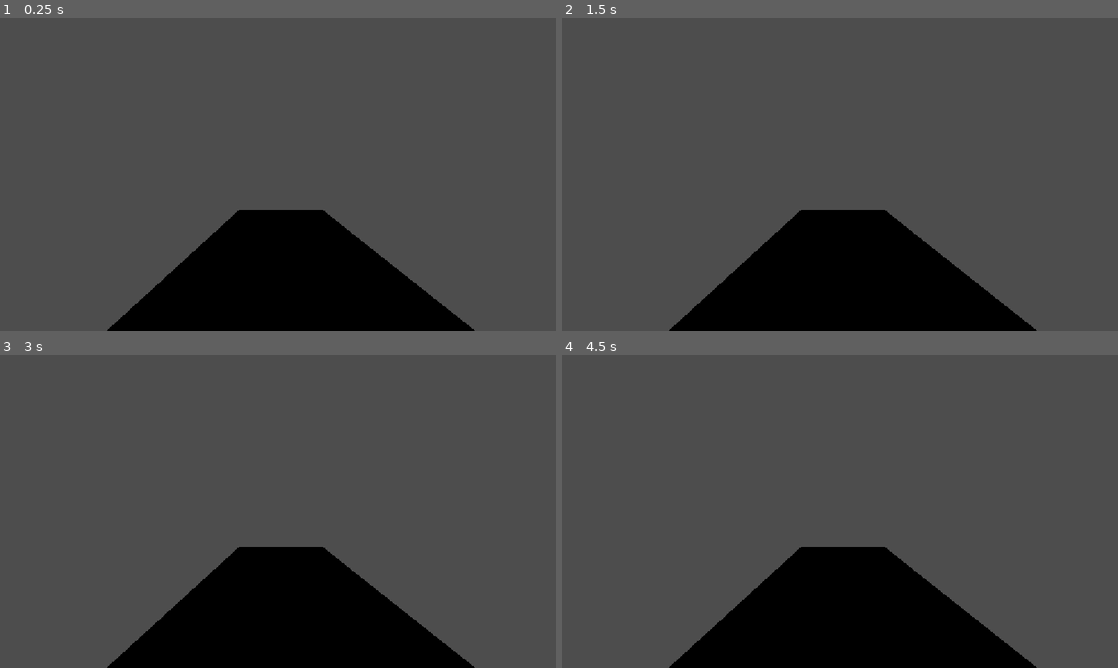
Above: before the commit, frames 1-4 (two rows, left to right).
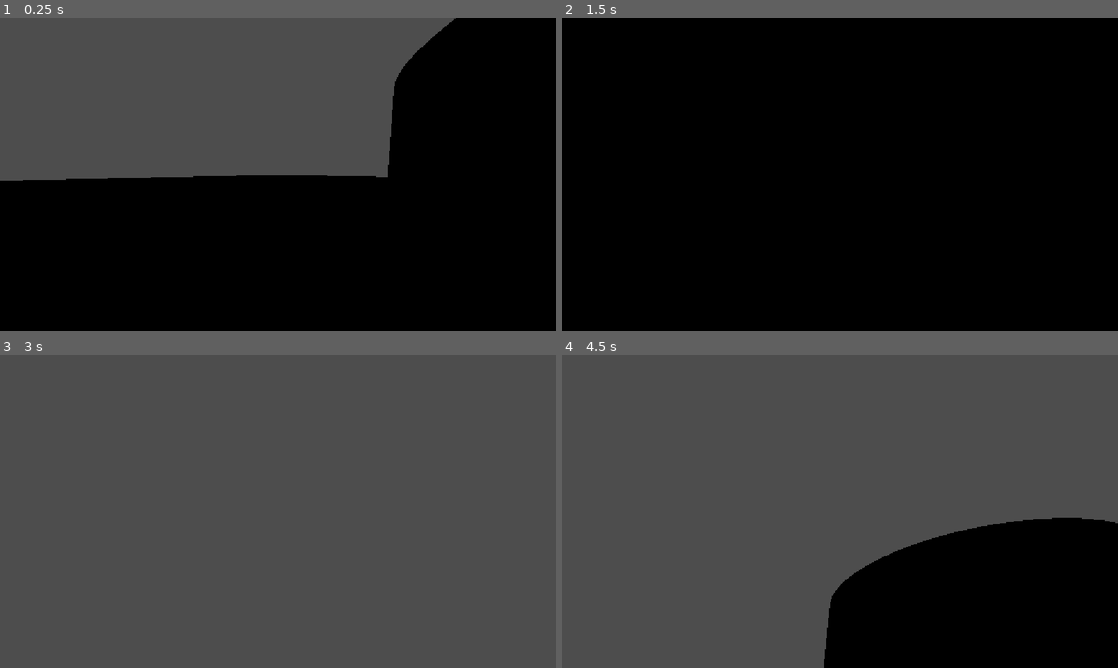
Above: after the commit, the same moments.

Repository: khromeengine/let-me-fix-my-controls
Game: Godot game, scene res://scenes/levels/level_test.tscn
Same seed, same stepped clock (60 frames per second), same inputs: the game is played once before the commit and once after it.
Inputs (mouse positions are in pixels of both pictures, inside the frame that each line leads up to):
- Up to frame 1 (0.25 s): no input
- Up to frame 2 (1.5 s): tap Enter at 0.5 s; move the mouse to (962, 158) at 0.52 s; hold W (move_forward, bound only after the commit) 0.53-1.28 s; click (962, 158) at 0.67 s; tap Space at 1.25 s; move the mouse to (728, 190) at 1.27 s; click (728, 190) at 1.42 s
- Up to frame 3 (3 s): tap Enter at 2 s; move the mouse to (333, 442) at 2.02 s; hold W (move_forward, bound only after the commit) from 2.03 s (still down); click (333, 442) at 2.17 s; tap Space at 2.75 s; move the mouse to (250, 574) at 2.77 s; click (250, 574) at 2.92 s
- Up to frame 4 (4.5 s): tap Enter at 3.5 s; move the mouse to (1006, 558) at 3.52 s; release W (move_forward, bound only after the commit) at 3.53 s; click (1006, 558) at 3.67 s; tap Space at 4.25 s; move the mouse to (673, 464) at 4.27 s; click (673, 464) at 4.42 s

The runs differ from the first frame. In frame 1, 47% of the frame differs, in the area x 0-100%, y 0-100%; in frame 2, 84%; in frame 3, 16%; in frame 4, 21%.

Commit message:
idk i'm tired

Diff:
--- a/project.godot
+++ b/project.godot
@@ -26,49 +26,56 @@
 
 [input]
 
-W={
+move_forward={
 "deadzone": 0.2,
 "events": [Object(InputEventKey,"resource_local_to_scene":false,"resource_name":"","device":-1,"window_id":0,"alt_press …(192 unchanged characters)…
 ]
 }
-A={
+strafe_left={
 "deadzone": 0.2,
 "events": [Object(InputEventKey,"resource_local_to_scene":false,"resource_name":"","device":-1,"window_id":0,"alt_press …(191 unchanged characters)…
+, Object(InputEventKey,"resource_local_to_scene":false,"resource_name":"","device":-1,"window_id":0,"alt_pressed":false,"shift_pressed":false,"ctrl_pressed":false,"meta_pressed":false,"pressed":false,"keycode":0,"physical_keycode":68,"key_label":0,"unicode":100,"location":0,"echo":false,"script":null)
 ]
 }
-S={
+strafe_right={
+"deadzone": 0.2,
+"events": [Object(InputEventKey,"resource_local_to_scene":false,"resource_name":"","device":-1,"window_id":0,"alt_pressed":false,"shift_pressed":false,"ctrl_pressed":false,"meta_pressed":false,"pressed":false,"keycode":0,"physical_keycode":32,"key_label":0,"unicode":32,"location":0,"echo":false,"script":null)
+]
+}
+move_back={
 "deadzone": 0.2,
 "events": [Object(InputEventKey,"resource_local_to_scene":false,"resource_name":"","device":-1,"window_id":0,"alt_press …(192 unchanged characters)…
 ]
 }
-D={
+crouch={
 "deadzone": 0.2,
-"events": [Object(InputEventKey,"resource_local_to_scene":fa …(141 unchanged characters)… ":false,"keycode":0,"physical_keycode":68,"key_label":0,"unicode":100,"location":0,"echo":false,"script":null)
+"events": [Object(InputEventKey,"resource_local_to_scene":fa …(141 unchanged characters)… ":false,"keycode":0,"physical_keycode":67,"key_label":0,"unicode":99,"location":0,"echo":false,"script":null)
 ]
 }
-Spacebar={
+jump={
 "deadzone": 0.2,
-"events": [Object(InputEventKey,"resource_local_to_scene":false,"resource_name":"","device":-1,"window_id":0,"alt_pressed":false,"shift_pressed":false,"ctrl_pressed":false,"meta_pressed":false,"pressed":false,"keycode":0,"physical_keycode":32,"key_label":0,"unicode":32,"location":0,"echo":false,"script":null)
+"events": []
+}
+sprint={
+"deadzone": 0.2,
+"events": []
+}
+dash={
+"deadzone": 0.2,
+"events": []
+}
+open_menu={
+"deadzone": 0.2,
+"events": [Object(InputEventKey,"resource_local_to_scene":false,"resource_name":"","device":-1,"window_id":0,"alt_pressed":false,"shift_pressed":false,"ctrl_pressed":false,"meta_pressed":false,"pressed":false,"keycode":0,"physical_keycode":4194305,"key_label":0,"unicode":0,"location":0,"echo":false,"script":null)
 ]
 }
-E={
+force_open_controls_menu={
 "deadzone": 0.2,
-"events": [Object(InputEventKey,"resource_local_to_scene":false,"resource_name":"","device":-1,"window_id":0,"alt_pressed":false,"shift_pressed":false,"ctrl_pressed":false,"meta_pressed":false,"pressed":false,"keycode":0,"physical_keycode":69,"key_label":0,"unicode":101,"location":0,"echo":false,"script":null)
-]
+"events": []
 }
-Q={
+close_menu={
 "deadzone": 0.2,
-"events": [Object(InputEventKey,"resource_local_to_scene":fa …(140 unchanged characters)… d":false,"keycode":0,"physical_keycode":81,"key_label":0,"unicode":113,"location":0,"echo":false,"script":null)
-]
-}
-M1={
-"deadzone": 0.2,
-"events": [Object(InputEventMouseButton,"resource_local_to_scene":false,"resource_name":"","device":-1,"window_id":0,"alt_pressed":false,"shift_pressed":false,"ctrl_pressed":false,"meta_pressed":false,"button_mask":0,"position":Vector2(0, 0),"global_position":Vector2(0, 0),"factor":1.0,"button_index":1,"canceled":false,"pressed":false,"double_click":false,"script":null)
-]
-}
-M2={
-"deadzone": 0.2,
-"events": [Object(InputEventMouseButton,"resource_local_to_scene":false,"resource_name":"","device":-1,"window_id":0,"alt_pressed":false,"shift_pressed":false,"ctrl_pressed":false,"meta_pressed":false,"button_mask":0,"position":Vector2(0, 0),"global_position":Vector2(0, 0),"factor":1.0,"button_index":2,"canceled":false,"pressed":false,"double_click":false,"script":null)
+"events": [Object(InputEventKey,"resource_local_to_scene":fa …(140 unchanged characters)… d":false,"keycode":0,"physical_keycode":4194305,"key_label":0,"unicode":0,"location":0,"echo":false,"script":null)
 ]
 }
 
--- a/scenes/levels/level_test.tscn
+++ b/scenes/levels/level_test.tscn
@@ -1,12 +1,15 @@
 [gd_scene format=3 uid="uid://c0xfyku0sbiel"]
 
 [ext_resource type="BoxMesh" uid="uid://chtbjxkfug52c" path="res://assets/testmesh.tres" id="1_h0hot"]
-[ext_resource type="Script" uid="uid://djhhfdbvibdur" path="res://scripts/player_character.gd" id="2_yluh8"]
+[ext_resource type="PackedScene" uid="uid://ji2ol84wk7wi" path="res://scenes/player_character.tscn" id="2_yluh8"]
 
 [sub_resource type="BoxShape3D" id="BoxShape3D_xcsdh"]
 size = Vector3(85.56146, 1, 102.309326)
 
-[sub_resource type="CapsuleShape3D" id="CapsuleShape3D_xcsdh"]
+[sub_resource type="CylinderMesh" id="CylinderMesh_xcsdh"]
+top_radius = 81.083
+bottom_radius = 86.112
+height = 77.727
 
 [node name="LevelTest" type="Node3D" unique_id=1680206996]
 
@@ -20,16 +23,12 @@
 transform = Transform3D(7.926203, 0, 0, 0, 1, 0, 0, 0, -9.539537, 5.6852207, 0.4995, -25.716309)
 mesh = ExtResource("1_h0hot")
 
-[node name="CharacterBody3D" type="CharacterBody3D" parent="." unique_id=451667451]
-script = ExtResource("2_yluh8")
-
-[node name="Camera3D" type="Camera3D" parent="CharacterBody3D" unique_id=790824674]
-transform = Transform3D(1, 0, 0, 0, 1, 0, 0, 0, 1, 0, 69.25931, 0)
-
-[node name="CollisionShape3D" type="CollisionShape3D" parent="CharacterBody3D" unique_id=2130569408]
-transform = Transform3D(1, 0, 0, 0, 1, 0, 0, 0, 1, 0, 2.3127966, 0)
-shape = SubResource("CapsuleShape3D_xcsdh")
-
 [node name="DirectionalLight3D" type="DirectionalLight3D" parent="." unique_id=1566912224]
 transform = Transform3D(1, 0, 0, 0, 1, 0, 0, 0, 1, 0, 108.81302, 0)
 light_energy = 0.0
+
+[node name="PlayerCharacter" parent="." unique_id=1537911358 instance=ExtResource("2_yluh8")]
+
+[node name="MeshInstance3D" type="MeshInstance3D" parent="." unique_id=882843496]
+transform = Transform3D(1, 0, 0, 0, 1, 0, 0, 0, 1, 133.0731, 9.618889, -69.86162)
+mesh = SubResource("CylinderMesh_xcsdh")
--- a/scenes/player_character.tscn
+++ b/scenes/player_character.tscn
@@ -8,8 +8,16 @@
 script = ExtResource("1_56udc")
 metadata/_custom_type_script = "uid://djhhfdbvibdur"
 
-[node name="Camera3D" type="Camera3D" parent="." unique_id=1515847081]
-transform = Transform3D(1, 0, 0, 0, 1, 0, 0, 0, 1, 0, 0.5699177, 0)
+[node name="CameraYaw" type="Node3D" parent="." unique_id=1938052057]
+transform = Transform3D(1, 0, 0, 0, 1, 0, 0, 0, 1, 0, 0.7742839, 0)
+
+[node name="CameraPitch" type="Node3D" parent="CameraYaw" unique_id=1775384534]
+
+[node name="Camera3D" type="Camera3D" parent="CameraYaw/CameraPitch" unique_id=1515847081]
+current = true
 
 [node name="CollisionShape3D" type="CollisionShape3D" parent="." unique_id=1815997849]
 shape = SubResource("CapsuleShape3D_xcsdh")
+
+[node name="RayCast3D" type="RayCast3D" parent="." unique_id=491838313]
+target_position = Vector3(0, 0, -1)
--- /dev/null
+++ b/scripts/control_mapping_table.gd
@@ -0,0 +1,3 @@
+extends Resource
+
+@export var valid_key_array: InputEventKey
--- a/scripts/globals/controls_manager.gd
+++ b/scripts/globals/controls_manager.gd
@@ -1 +1,22 @@
 extends Node
+
+var camera_sensitivity: float = 0.1
+
+
+
+
+func _helper_get_action_strength_arbitrary(input: InputEvent) -> float:
+	if input is InputEventKey:
+		return float(Input.is_key_pressed(input.physical_keycode))
+	if input is InputEventMouseButton:
+		return float(Input.is_mouse_button_pressed(input.button_index))
+	else:
+		return -1
+
+
+func _helper_add_action_strength(accum: float, a: InputEvent) -> float:
+	return accum + _helper_get_action_strength_arbitrary(a)
+
+
+func get_total_strength_of_action(action: StringName) -> float:
+	return InputMap.action_get_events(action).reduce(_helper_add_action_strength, 0.0)
--- a/scripts/player_character.gd
+++ b/scripts/player_character.gd
@@ -1,6 +1,36 @@
 class_name PlayerCharacter
 extends CharacterBody3D
 
+@export var fwd_movement_speed: float = 250
+@export var strafe_speed: float = 200
+@export var backing_speed: float = 100
+@export var jump_strength: float = 200
+@export var friction: float = 200
+
+@export var default_cam_sens = 0.5
+@export var default_cam_y_ratio = 1.0
+
+@onready var camera = $Camera3D
+@onready var cam_yaw = $CameraYaw
+@onready var cam_pitch = $CameraYaw/CameraPitch
+
 
 func _physics_process(delta: float) -> void:
-	print(Input.get_action_strength("move_forward"))
+	move_and_slide()
+	pass
+
+
+func do_forward_movement(delta: float) -> void:
+	var forward_strength = ControlsManager.get_total_strength_of_action("move_forward")
+
+
+func do_camera_movement(vec: Vector2) -> void:
+	cam_yaw.rotate_y(-vec.x * ControlsManager.camera_sensitivity * default_cam_sens)
+	cam_pitch.rotate_x(-vec.y * ControlsManager.camera_sensitivity * default_cam_sens)
+	cam_pitch.rotation.x = clampf(cam_pitch.rotation.x, -PI/4, PI/4)
+	pass
+
+
+func _unhandled_input(event: InputEvent) -> void:
+	if event is InputEventMouseMotion:
+		do_camera_movement(Vector2(event.screen_relative.x, event.screen_relative.y * default_cam_y_ratio))
Not shown, added: scripts/control_mapping_table.gd.uid
Not shown, changed: README.md
